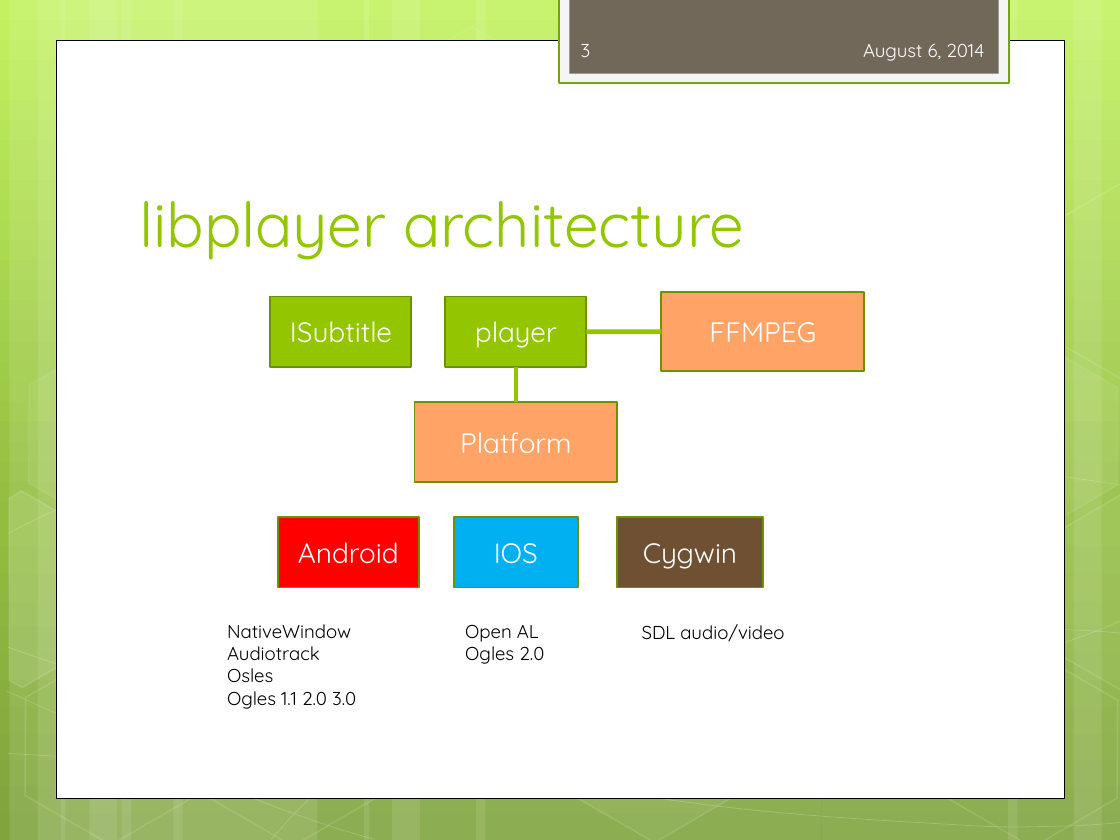
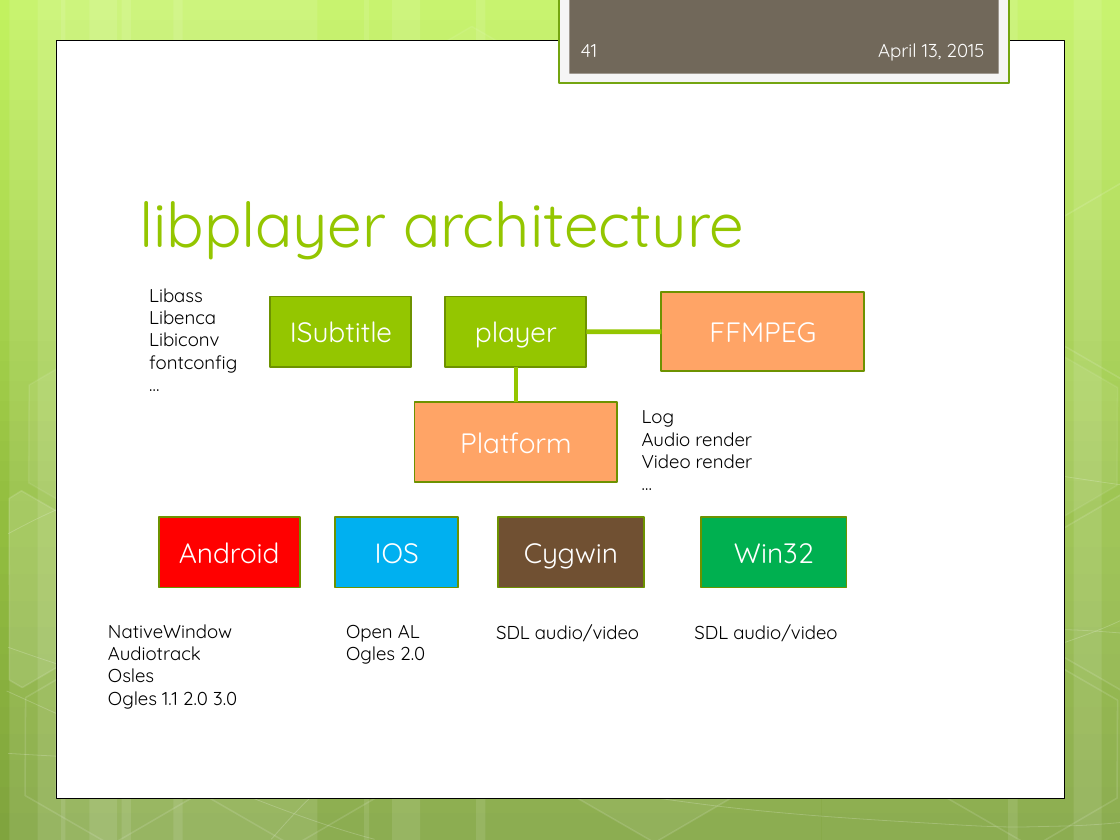
Before and after one commit to peterjerry/MeetSDK, a slide deck: slide 41 of engine2/Doc/training/mediaplayer_training.pptx (slide 3 before the commit). Drawn at 1120x840 pixels with LibreOffice and Linux fonts; fonts in the diff are those of the drawing. Boxes give left, top, right and bottom in pixels: in the first picture for what was removed or moved away, otherwise in the second. Text is boxed around its words. In the diff, an @@ line names an element or a change of style, - is before the commit and + after.

```diff
--- a/engine2/Doc/training/mediaplayer_training.pptx
+++ b/engine2/Doc/training/mediaplayer_training.pptx
@@ page number at (581, 44, 598, 57): text changed @@
-3
+41
@@ text at (878, 43, 984, 61): text changed @@
-August 6, 2014
+April 13, 2015
@@ text added at (149, 288, 237, 373), 12 pt, text #000000 @@
+Libass
+Libenca
+Libiconv
+fontconfig
+…
@@ text added at (642, 410, 753, 468), 12 pt, text #000000 @@
+Log
+Audio render
+Video render
+…
@@ rectangle added at (701, 517, 847, 588), fill #00B050, outline #6D9200 1.25 pt, 18 pt, text #FFFFFF @@
+Win32
@@ 3 rectangles, 2 texts: place and size @@
-3 rectangles, 2 texts at (227, 517, 763, 709)
+3 rectangles, 2 texts at (108, 517, 644, 709)
@@ text "SDL audio/video": place and size @@
-text "SDL audio/video" at (642, 624, 784, 642)
+text "SDL audio/video" at (496, 624, 639, 642)
@@ text added at (694, 624, 837, 642), 12 pt, text #000000 @@
+SDL audio/video
```
Also in this commit, not shown: 6 other slides changed, 38 slides added, 1 slide removed, 4 other files.
